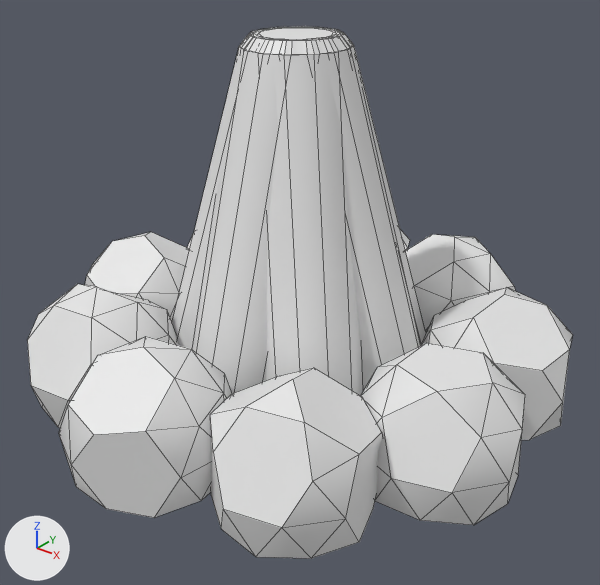
The FBX model RestlessRemastered/Assets/Osama/CAMPFIRE.fbx, before and after one commit.
The view is the same before and after, from a camera (50 mm lens) standing at (0.881, -1.095, 0.87) and looking at (0.042, -0.046, 0.22). Lighting does not change. The marker at lower left points along +X, +Y and +Z. Mesh edges are drawn as thin lines. Where no turn or scale is listed for an object, it has been applied to the vertices.

Names of what the first picture shows: 'Cylinder', 'stones'.
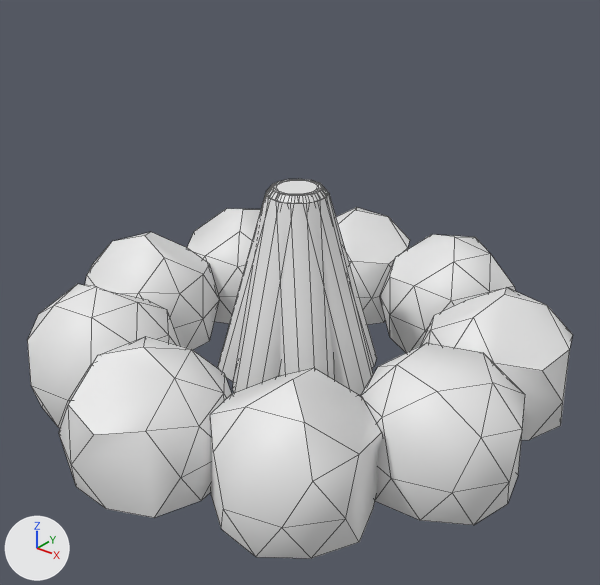
Where the change shows, as pixel boxes [x1, y1, x2, y2] in the pictures (600 x 585 px):
```json
{"object": "Cylinder", "change": "mesh rescaled", "before": [172, 26, 426, 396], "after": [218, 179, 377, 395], "on screen": "37% narrower, 42% shorter"}
{"part": 2, "of": "me_icosphere_001", "change": "shading changed", "before": [27, 230, 573, 559], "after": [27, 230, 573, 559]}
```

Scene script edits in JSON lines:
```json
{"block": "me_icosphere_001", "where": "me_icosphere_001.from_pydata(...)  # 280 vertices, 327 faces; spans x -0.495..0.505, y -0.508..0.492, z 0.0..0.226"}
{"block": "me_icosphere_001", "where": "# used by ob_stones; location = (0.0, 0.0, 0.0)"}
{"block": "me_icosphere_001", "change": "me_icosphere_001 part 2: edges marked sharp go from 214 to 97"}
{"block": "me_cylinder_003", "where": "me_cylinder_003.from_pydata(...)  # 252 vertices, 175 faces; spans x -0.264..0.265, y -0.258..0.251, z 0.001..0.658"}
{"block": "me_cylinder_003", "where": "# used by ob_cylinder; location = (0.0, 0.0, 0.0)"}
{"block": "me_cylinder_003", "change": "me_cylinder_003 part 1: the whole mesh is scaled about the mesh origin by 0.6"}
```
